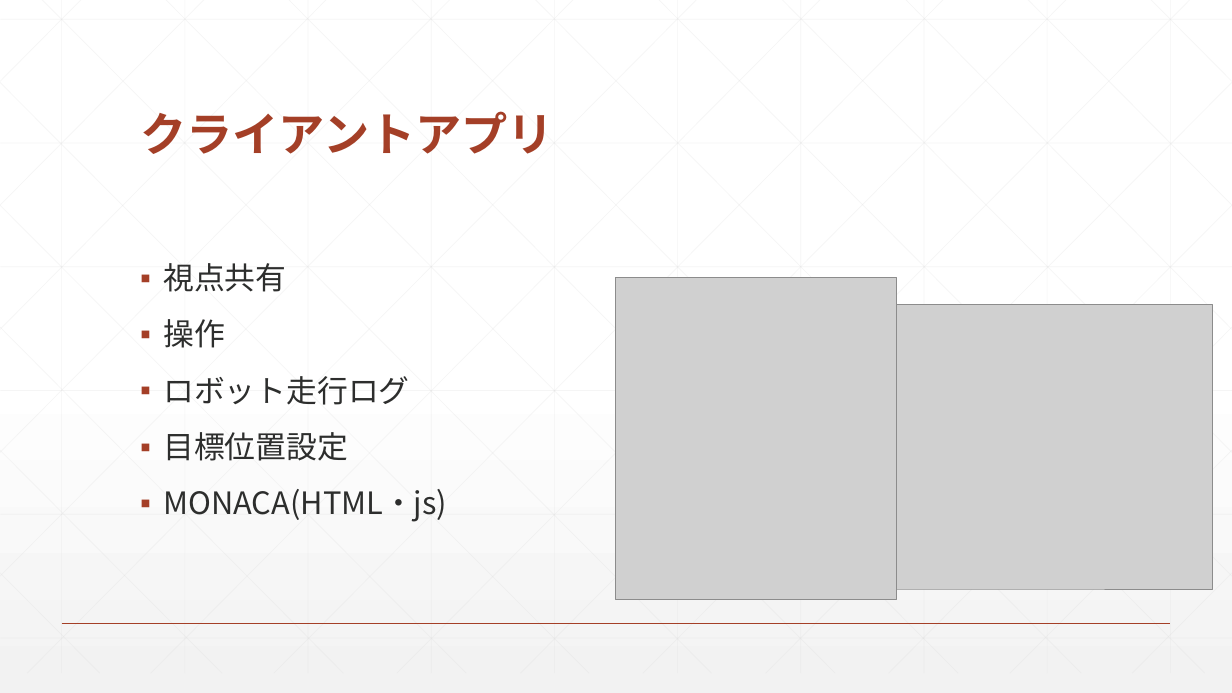
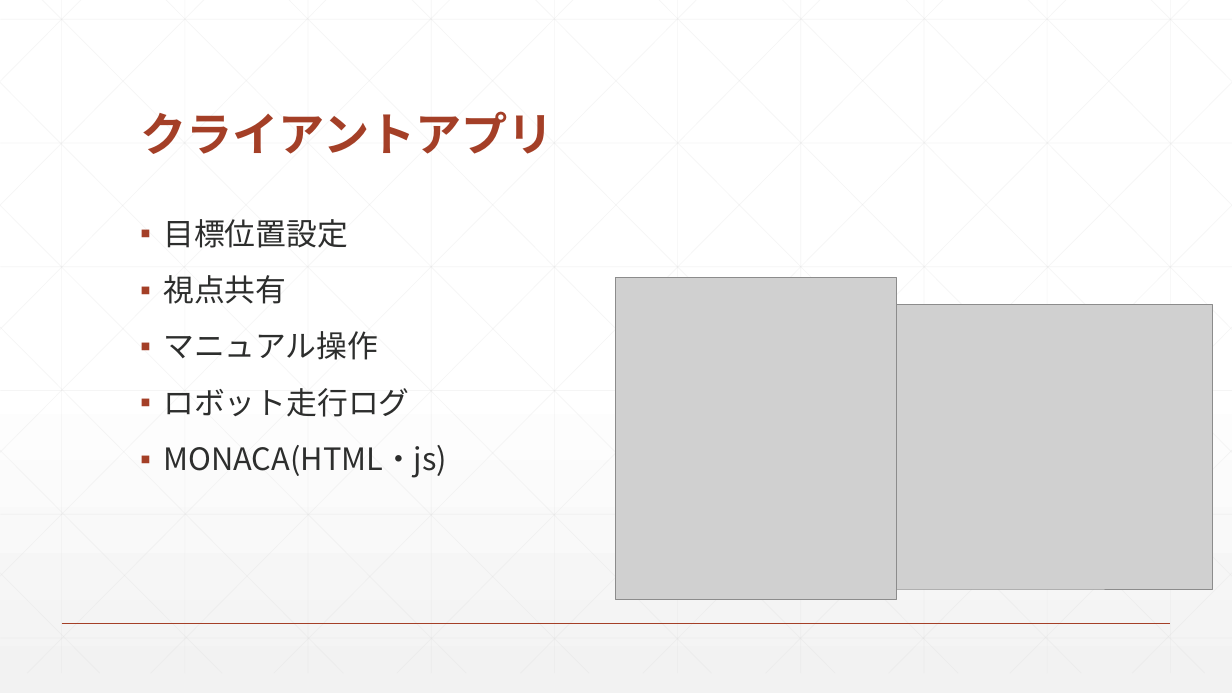
Before and after one commit to moca0511/-, a slide deck: slide 14 of docs/企画発表/企画発表.pptx (slide 12 before the commit). Drawn at 1232x693 pixels with LibreOffice and Linux fonts; fonts in the diff are those of the drawing; grey boxes stand for pictures. Boxes give left, top, right and bottom in pixels: in the first picture for what was removed or moved away, otherwise in the second. Text is boxed around its words. In the diff, an @@ line names an element or a change of style, - is before the commit and + after.

```diff
--- a/docs/企画発表/企画発表.pptx
+++ b/docs/企画発表/企画発表.pptx
@@ text "目標位置設定": place and size @@
-text "目標位置設定" at [163, 263, 447, 522]
+text "目標位置設定" at [163, 219, 447, 478]
@@ text at [163, 219, 348, 248]: paragraph added @@
+▪ 目標位置設定
@@ text at [163, 331, 378, 360]: text changed @@
-▪ 操作
+▪ マニュアル操作
@@ text at [163, 432, 348, 461]: paragraph removed @@
-▪ 目標位置設定
```
Also in this commit, not shown: 6 other slides changed, 4 slides added, 1 slide removed, 3 other files.
